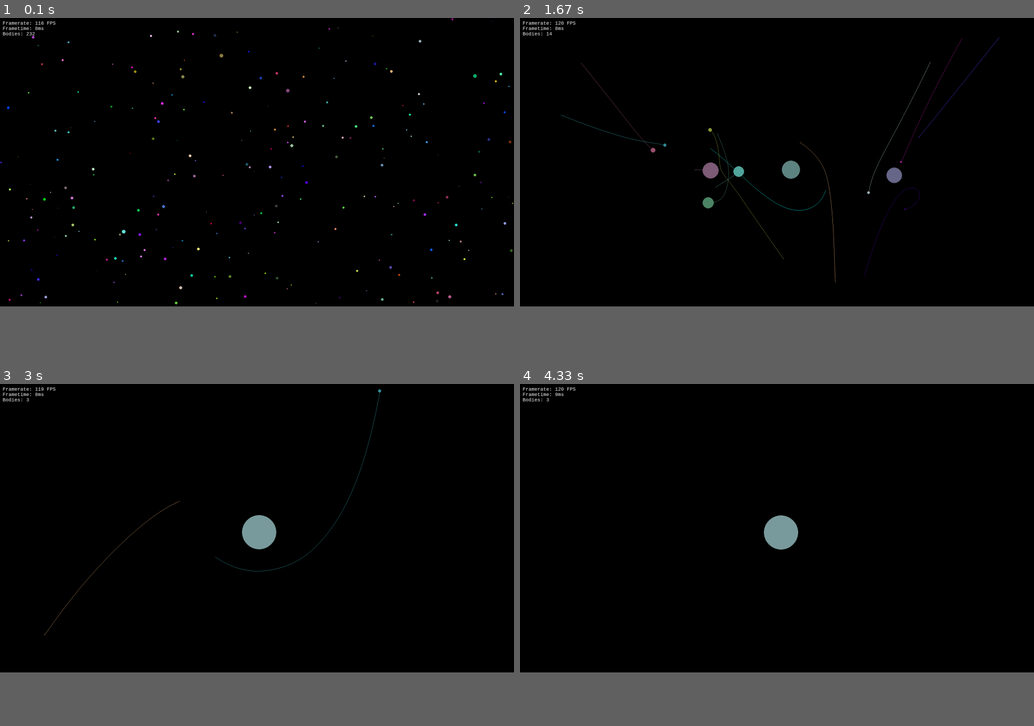
Above: before the commit, frames 1-4 (two rows, left to right).
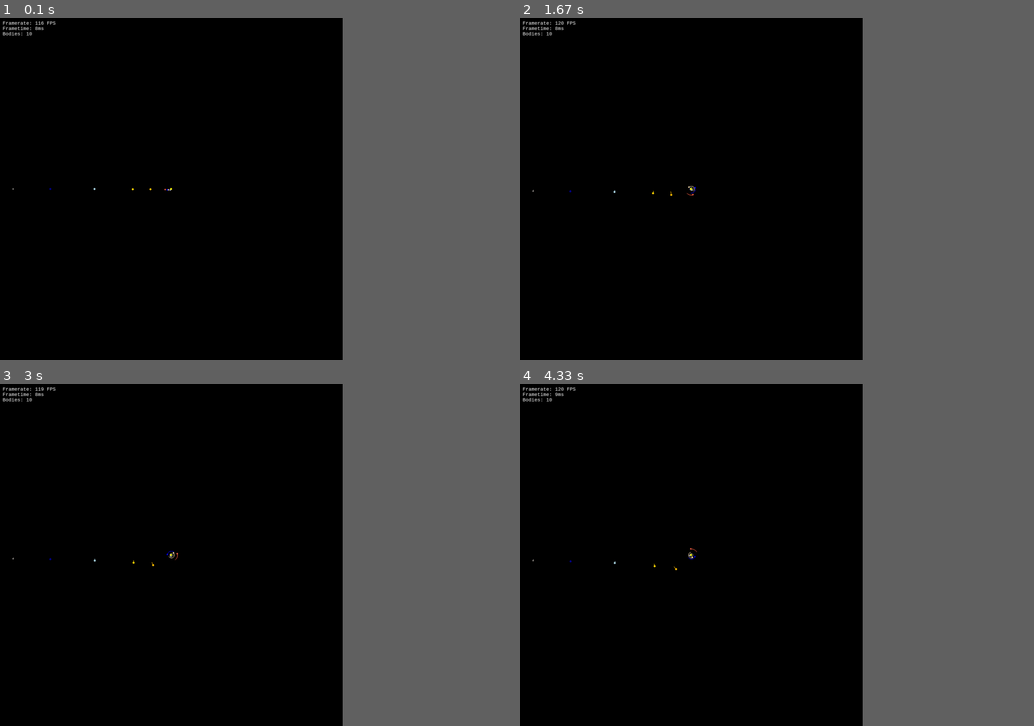
Above: after the commit, the same moments.

Repository: aydanthompson/gravity-simulator-pygame
Game: pygame game, started from main.py
The game is run twice, just before and just after one commit, with the same random seed, the same clock (stepped at 60 frames per second) and the same inputs.
Inputs:
- Up to frame 1 (0.1 s): no input
- Up to frame 2 (1.67 s): no input
- Up to frame 3 (3 s): no input
- Up to frame 4 (4.33 s): no input
In our replay, the window is 900x506 before the commit and 600x600 after it. These sizes can differ from the game's own. Grey fills any space a smaller window leaves; there, only what the larger window draws over its background counts as a difference.

The runs differ from the first frame. In frame 1, 0.6% of the frame differs, in the area x 0-100%, y 0-84%; in frame 2, 1.1%, in the area x 2-94%, y 4-78%; in frame 3, 0.8%; in frame 4, 0.6%.

Commit message:
Various updates

Diff:
--- a/main.py
+++ b/main.py
@@ -1,5 +1,4 @@
 import math
-from random import randint
 import sys
 
 import pygame
@@ -11,15 +10,17 @@
     def __init__(
         self,
         name: str,
-        mass: int | float,
-        position_x: int | float,
-        position_y: int | float,
-        velocity_x: int | float = 0,
-        velocity_y: int | float = 0,
+        mass: float,
+        density: float,
+        position_x: float,
+        position_y: float,
+        velocity_x: float = 0.0,
+        velocity_y: float = 0.0,
         color: tuple = (255, 255, 255),
     ):
         self.name = name
         self.mass = mass
+        self.density = density
         self.position_x = position_x
         self.position_y = position_y
         self.velocity_x = velocity_x
@@ -35,8 +36,7 @@
         self._update_momentum()
 
     def _update_radius(self):
-        # Assume the mass is the area of the circle.
-        self.radius = math.sqrt(self.mass / math.pi)
+        self.radius = math.cbrt((3 * self.mass) / (4 * math.pi * self.density))
         return self
 
     def update_force(self, bodies: list["Body"]):
@@ -47,10 +47,8 @@
         return self
 
     def _update_force(self, second_body: "Body", bodies: list["Body"]):
-        # In our universe, G (gravitational constant) is equal to 6.67430e-11, but in
-        # this simulation G can be set to different values to change the proportionality
-        # of the force applied to each body.
-        G = 1.0
+        # G is the gravitational constant.
+        G = 6.674e-11
 
         dx = self.position_x - second_body.position_x
         dy = self.position_y - second_body.position_y
@@ -138,10 +136,146 @@
             self.trail.pop(0)
         return self
 
+    def get_scaled_position(
+        self,
+        scale: int | float,
+        window_size: tuple[int, int],
+    ) -> tuple[float, float]:
+        """Returns the position, centred, with a scale factor applied."""
+        position_x = (self.position_x / scale) + (window_size[0] / 2)
+        position_y = (self.position_y / scale) + (window_size[1] / 2)
+        return (position_x, position_y)
+
+    def get_scaled_radius(self, scale: int | float):
+        """Returns the radius, with a scale factor applied"""
+        return math.pow(self.radius, scale)
+
+    def get_scaled_trail(
+        self,
+        scale: int | float,
+        window_resolution: tuple[int, int],
+    ) -> list[tuple[float, float]]:
+        """Returns the trail, centred, with a scale factor applied."""
+        trail = [
+            (
+                (position_x / scale) + (window_resolution[0] / 2),
+                (position_y / scale) + (window_resolution[1] / 2),
+            )
+            for (position_x, position_y) in self.trail
+        ]
+        return trail
+
 
 def main() -> None:
-    WINDOW_SIZE = (1920, 1080)
+    def preset_solar_system() -> list["Body"]:
+        bodies = [
+            # The density of the Sun is much higher than in the real world so that you
+            # can see it in the same frame as the other bodies.
+            Body(
+                "Sun",
+                mass=1.989e30,
+                density=1.622e5,
+                position_x=0.0,
+                position_y=0.0,
+                color=(255, 255, 0),
+            ),
+            Body(
+                "Mercury",
+                mass=0.330e24,
+                density=5429,
+                position_x=-57.9e9,
+                position_y=0.0,
+                velocity_x=0,
+                velocity_y=47.4e3,
+                color=(168, 168, 168),
+            ),
+            Body(
+                "Venus",
+                mass=4.87e24,
+                density=5243,
+                position_x=-108.2e9,
+                position_y=0.0,
+                velocity_x=0,
+                velocity_y=35.0e3,
+                color=(255, 228, 181),
+            ),
+            Body(
+                "Earth",
+                mass=5.97e24,
+                density=5514,
+                position_x=-149.6e9,
+                position_y=0.0,
+                velocity_x=0,
+                velocity_y=29.8e3,
+                color=(0, 0, 255),
+            ),
+            Body(
+                "Mars",
+                mass=0.642e24,
+                density=3934,
+                position_x=-228e9,
+                position_y=0.0,
+                velocity_x=0,
+                velocity_y=24.1e3,
+                color=(255, 99, 71),
+            ),
+            Body(
+                "Jupiter",
+                mass=1898e24,
+                density=1326,
+                position_x=-778.5e9,
+                position_y=0.0,
+                velocity_x=0,
+                velocity_y=13.1e3,
+                color=(255, 192, 0),
+            ),
+            Body(
+                "Saturn",
+                mass=568e24,
+                density=687,
+                position_x=-1432.0e9,
+                position_y=0.0,
+                velocity_x=0,
+                velocity_y=9.7e3,
+                color=(255, 215, 0),
+            ),
+            Body(
+                "Uranus",
+                mass=86.8e24,
+                density=1270,
+                position_x=-2867.0e9,
+                position_y=0.0,
+                velocity_x=0,
+                velocity_y=6.8e3,
+                color=(173, 216, 230),
+            ),
+            Body(
+                "Neptune",
+                mass=102e24,
+                density=1638,
+                position_x=-4515.0e9,
+                position_y=0.0,
+                velocity_x=0,
+                velocity_y=5.4e3,
+                color=(0, 0, 139),
+            ),
+            Body(
+                "Pluto",
+                mass=0.0130e24,
+                density=1850,
+                position_x=-5906.4e9,
+                position_y=0.0,
+                velocity_x=0,
+                velocity_y=4.7e3,
+                color=(139, 134, 130),
+            ),
+        ]
+        return bodies
+
+    WINDOW_SIZE = (1280, 1280)
     FRAMERATE_MAX = 120
+    SCALE_POSITION = 10e9
+    SCALE_RADIUS = 1 / 12
 
     pygame.init()
     pygame.font.init()
@@ -150,40 +284,11 @@
     window = pygame.display.set_mode(WINDOW_SIZE)
     pygame.display.set_caption("Gravity Simulator")
 
-    presets = {
-        "momentum-demo": [
-            Body(
-                "red",
-                mass=100,
-                position_x=(WINDOW_SIZE[0] / 2) - 100,
-                position_y=WINDOW_SIZE[1] / 2,
-                color=(255, 0, 0),
-                velocity_x=1,
-            ),
-            Body(
-                "blue",
-                mass=100,
-                position_x=(WINDOW_SIZE[0] / 2) + 100,
-                position_y=WINDOW_SIZE[1] / 2,
-                color=(0, 0, 255),
-            ),
-        ],
-        "random": [
-            Body(
-                str(i),
-                mass=randint(1, 100),
-                position_x=randint(0, WINDOW_SIZE[0]),
-                position_y=randint(0, WINDOW_SIZE[1]),
-                color=(randint(0, 255), randint(0, 255), randint(0, 255)),
-            )
-            for i in range(250)
-        ],
-    }
-    # Select the setup you wish to run.
-    bodies: list["Body"] = presets["random"]
+    # Enter the preset you wish to use.
+    bodies: list["Body"] = preset_solar_system()
 
     clock = pygame.time.Clock()
-    timestep = 1
+    timestep = 60 * 60 * 24
 
     # Game loop.
     while True:
@@ -225,15 +330,15 @@
             pygame.draw.circle(
                 window,
                 body.color,
-                (body.position_x, body.position_y),
-                body.radius,
+                body.get_scaled_position(SCALE_POSITION, WINDOW_SIZE),
+                body.get_scaled_radius(SCALE_RADIUS),
             )
             if len(body.trail) > 2:
                 pygame.draw.aalines(
                     window,
                     body.color,
                     False,
-                    body.trail,
+                    body.get_scaled_trail(SCALE_POSITION, WINDOW_SIZE),
                 )
 
         pygame.display.flip()
